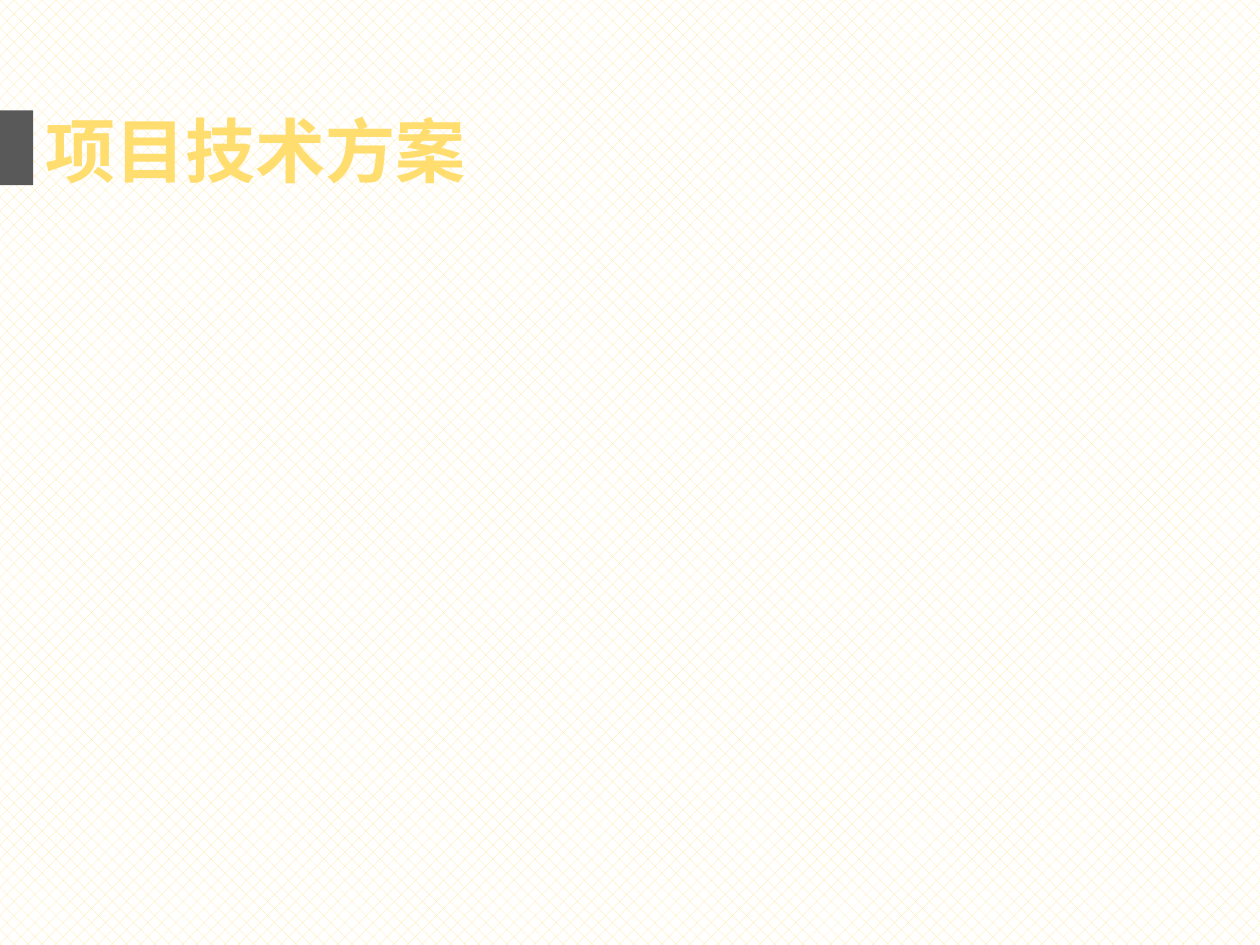
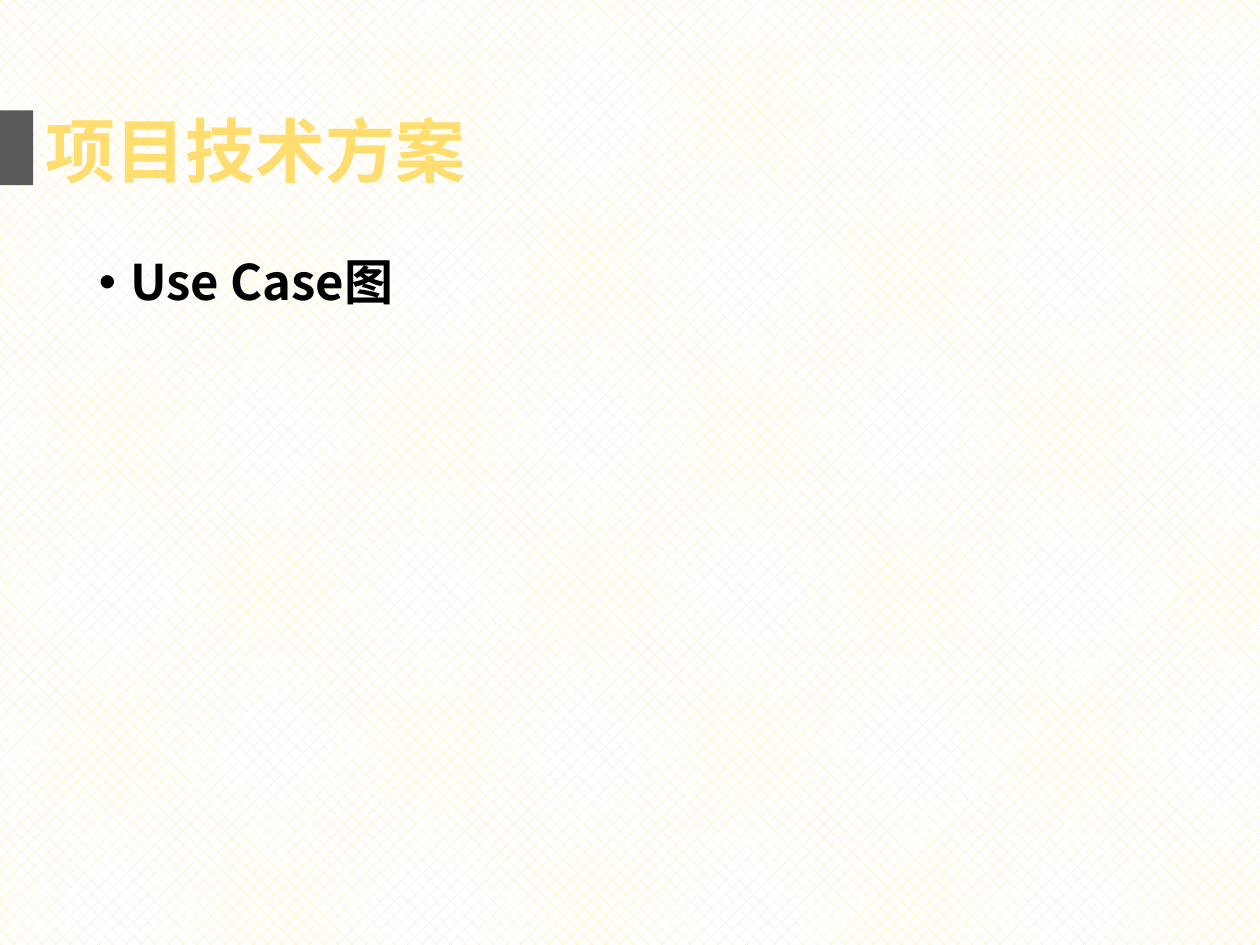
Before and after one commit to gocs/letmeknow, a slide deck: slide 15 of doc/presentation.pptx (slide 14 before the commit). Drawn at 1260x945 pixels with LibreOffice and Linux fonts; fonts in the diff are those of the drawing; background and template pictures are left out. Boxes give left, top, right and bottom in pixels: in the first picture for what was removed or moved away, otherwise in the second. Text is boxed around its words. In the diff, an @@ line names an element or a change of style, - is before the commit and + after.

```diff
--- a/doc/presentation.pptx
+++ b/doc/presentation.pptx
@@ text added at [130, 250, 393, 312], 28 pt, text #000000, bold @@
+• Use Case图
```
Also in this commit, not shown: 2 other slides changed, 6 slides added, 4 other files.
